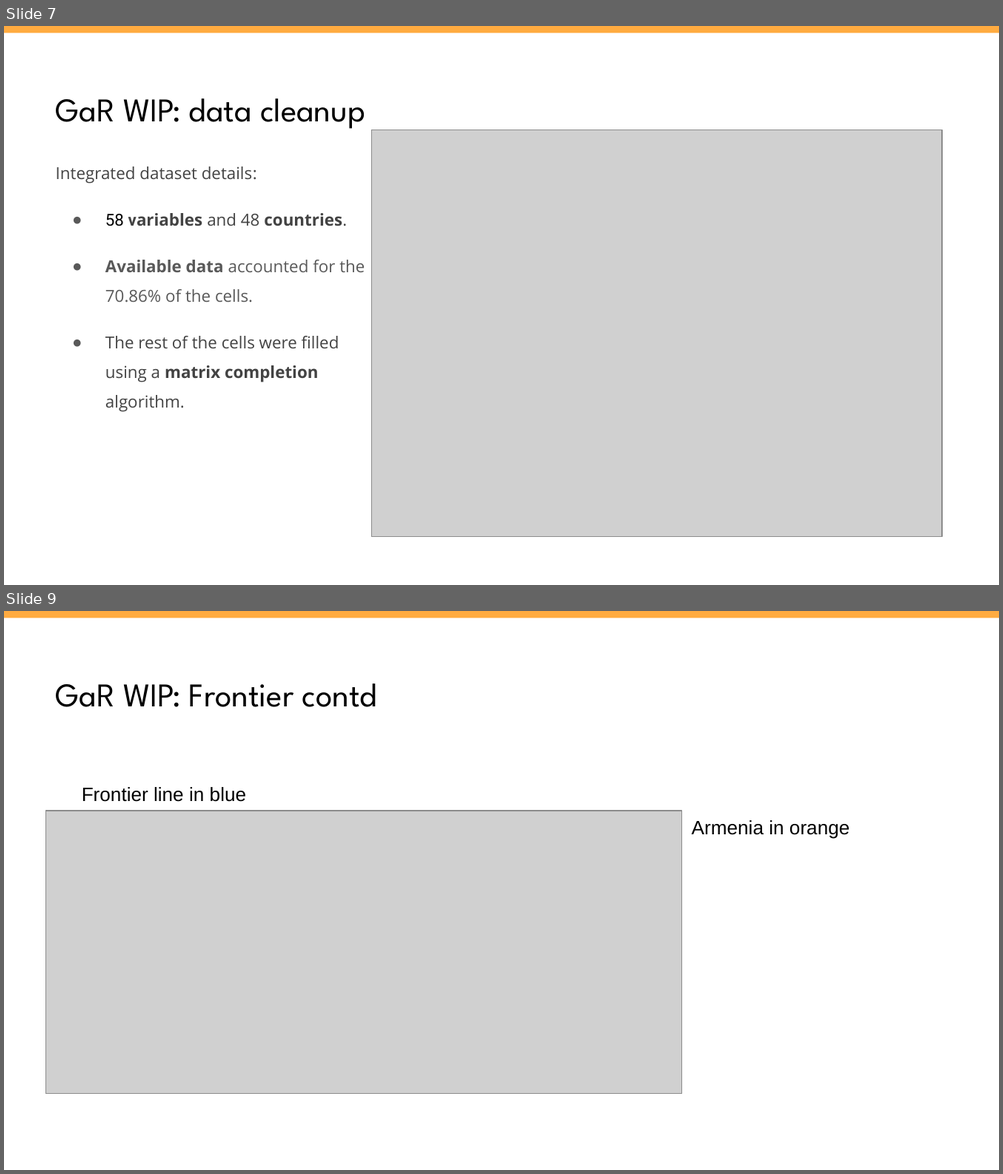
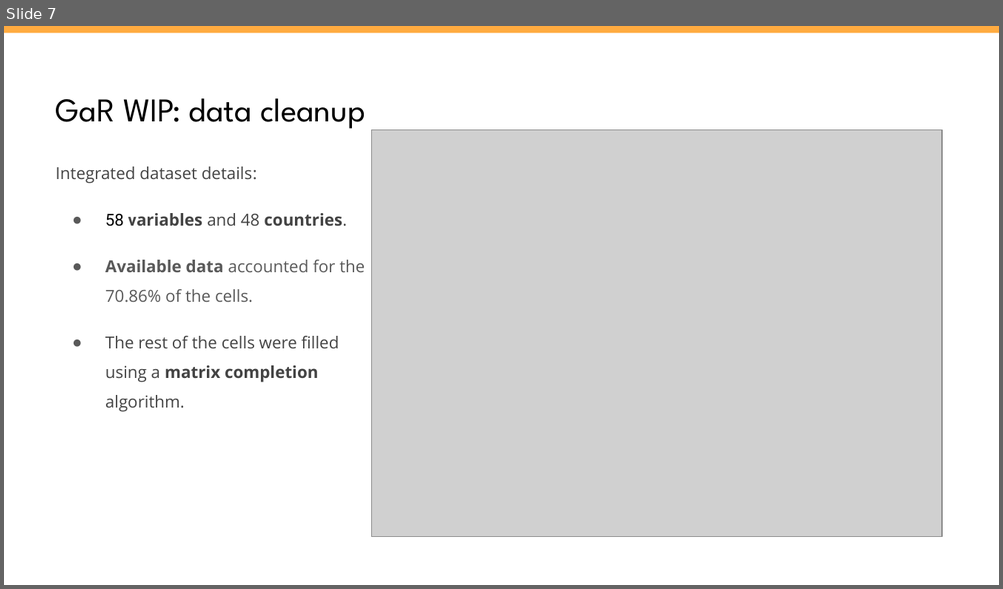
Before and after one commit to vlad-yeghiazaryan/armenian-gar, a slide deck: Presentations/Forward-looking CCyB GaR.pptx. Shown one above the other, each under a label of ours: slides 7 and 9 before the commit, slide 7 after it; the slides between them are not shown. The pictures are 1003x1174 and 1003x589 pixels, drawn with LibreOffice and Linux fonts; fonts in the diff are those of the drawing; grey boxes stand for pictures. Boxes give left, top, right and bottom in pixels: in the first picture for what was removed or moved away, otherwise in the second. Text is boxed around its words. In the diff, an @@ line names an element or a change of style, - is before the commit and + after.

```diff
--- a/Presentations/Forward-looking CCyB GaR.pptx
+++ b/Presentations/Forward-looking CCyB GaR.pptx
@@ slide 9 removed at [4,611,999,1170], background #FFFFFF; not listed: 1 template element that a slide beside it also shows @@
@@ title removed at [56,684,377,707] @@
-GaR WIP: Frontier contd
@@ text removed at [82,787,246,802] @@
-Frontier line in blue
@@ picture removed at [45,811,681,1094] @@
@@ text removed at [691,820,849,839] @@
-Armenia in orange
```
Also in this commit, not shown: 1 slide changed, 5 slides added, 42 other files.
